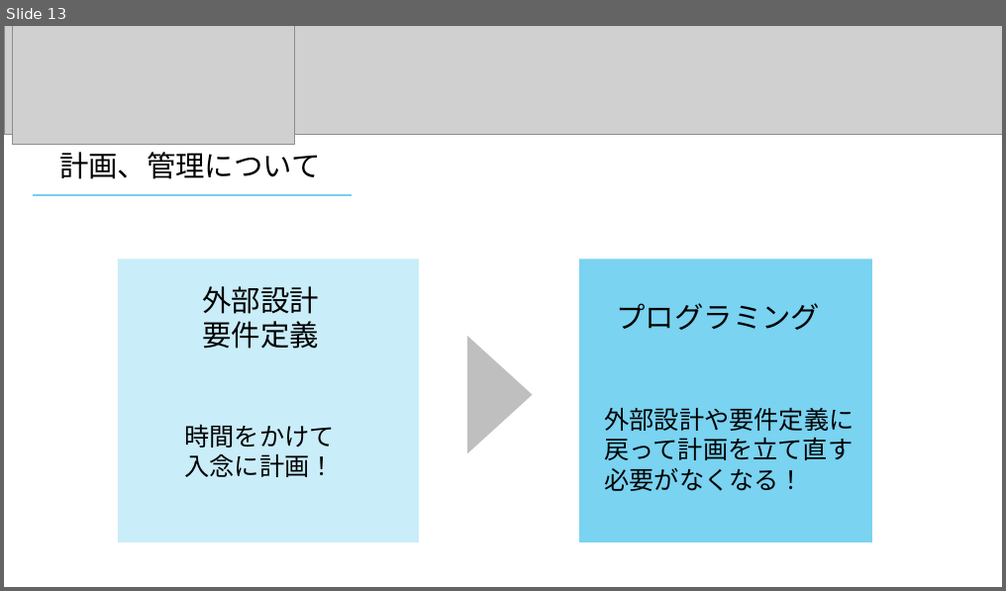
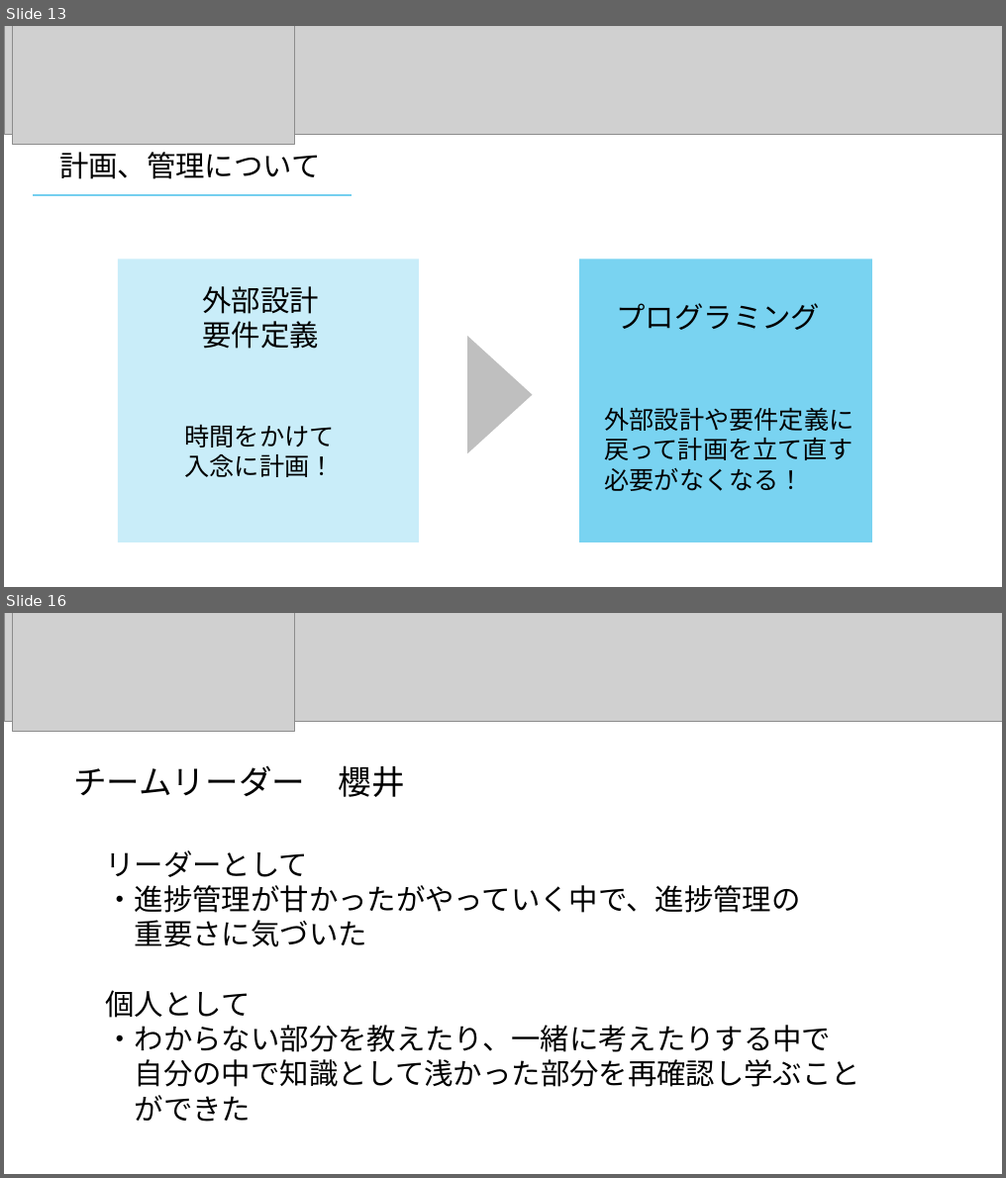
Before and after one commit to dojo2023/D-2, a slide deck: doc/開発演習発表資料/発表パワポ.pptm. Shown one above the other, each under a label of ours: slide 13 before the commit, slides 13 and 16 after it; the slides between them are not shown. The pictures are 1006x591 and 1006x1178 pixels, drawn with LibreOffice and Linux fonts; fonts in the diff are those of the drawing; grey boxes stand for pictures. Boxes give left, top, right and bottom in pixels: in the first picture for what was removed or moved away, otherwise in the second. Text is boxed around its words. In the diff, an @@ line names an element or a change of style, - is before the commit and + after.

```diff
--- a/doc/開発演習発表資料/発表パワポ.pptm
+++ b/doc/開発演習発表資料/発表パワポ.pptm
@@ slide 16 added at bbox=[4, 613, 1002, 1174], background #FFFFFF @@
@@ picture added at bbox=[4, 613, 1002, 721] @@
@@ picture added at bbox=[13, 613, 295, 731] @@
@@ text added at bbox=[73, 765, 405, 797], 32 pt, text #000000 @@
+チームリーダー 櫻井
@@ text added at bbox=[106, 851, 860, 1122], 28 pt, text #000000 @@
+リーダーとして
+・進捗管理が甘かったがやっていく中で、進捗管理の
+重要さに気づいた
+個人として
+・わからない部分を教えたり、一緒に考えたりする中で
+自分の中で知識として浅かった部分を再確認し学ぶこと
+ができた
```
Also in this commit, not shown: 4 slides changed, 5 other slides added.
